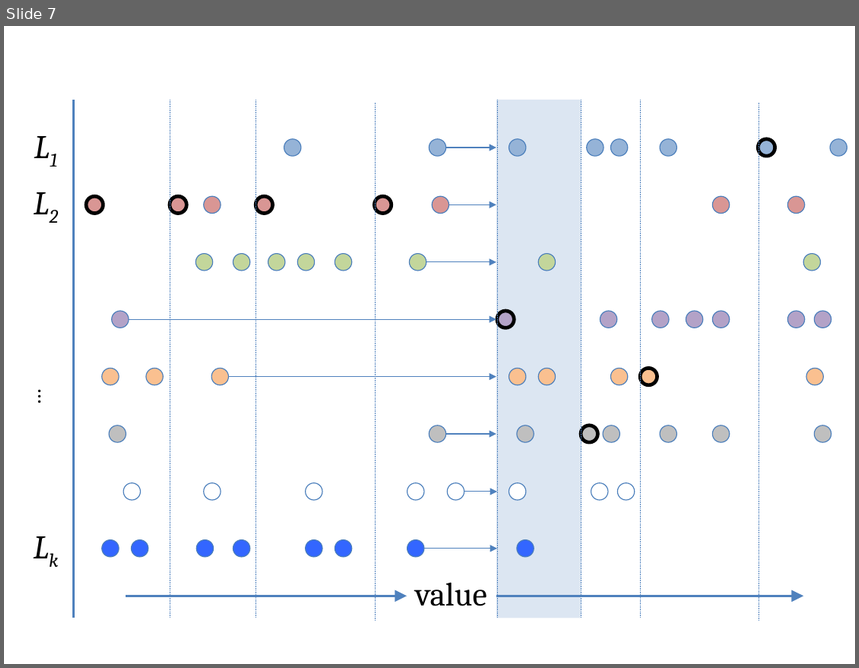
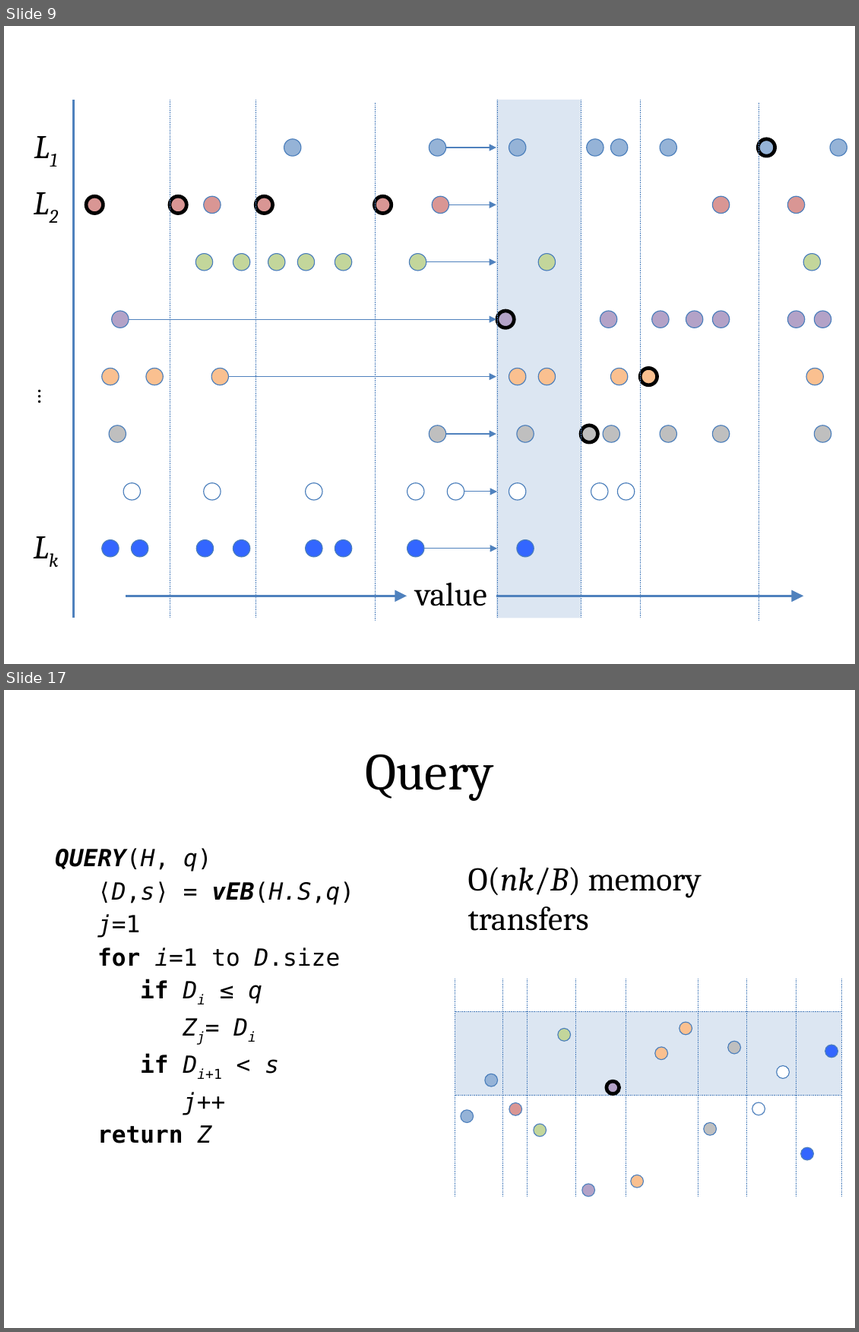
Before and after one commit to vineetgopal/fractals_paper, a slide deck: final_presentation.pptx. Shown one above the other, each under a label of ours: slide 7 before the commit, slides 9 and 17 after it; the slides between them are not shown. The pictures are 859x668 and 859x1332 pixels, drawn with LibreOffice and Linux fonts; fonts in the diff are those of the drawing. Boxes give left, top, right and bottom in pixels: in the first picture for what was removed or moved away, otherwise in the second. Text is boxed around its words. In the diff, an @@ line names an element or a change of style, - is before the commit and + after.

```diff
--- a/final_presentation.pptx
+++ b/final_presentation.pptx
@@ slide 17 added at bbox=[4, 690, 855, 1328], background #FFFFFF @@
@@ title added at bbox=[366, 754, 494, 801], 44 pt, text #000000 @@
+Query
@@ text added at bbox=[55, 848, 354, 1144], 20 pt, text #000000 @@
+QUERY(H, q)
+⟨D,s⟩ = vEB(H.S,q)
+j=1
+for i=1 to D.size
+if Di ≤ q
+  Zj= Di
+if Di+1 < s
+j++
+return Z
@@ text added at bbox=[468, 867, 702, 931], 28 pt, text #000000 @@
+O(nk/B) memory transfers
@@ group added at bbox=[455, 979, 842, 1196]: 9 lines @@
@@ rectangle added at bbox=[455, 1011, 842, 1096], fill #DCE6F2 @@
@@ line added from (842, 1011) to (455, 1011), #4F81BD 0.5 pt dashed @@
@@ ellipse added at bbox=[558, 1029, 571, 1042], fill #C3D69B, outline #4B7EBC 0.75 pt @@
@@ ellipse added at bbox=[680, 1022, 693, 1035], fill #FAC090, outline #4B7EBC 0.75 pt @@
@@ ellipse added at bbox=[655, 1047, 668, 1060], fill #FAC090, outline #4B7EBC 0.75 pt @@
@@ ellipse added at bbox=[728, 1042, 741, 1054], fill #BFBFBF, outline #4B7EBC 0.75 pt @@
@@ ellipse added at bbox=[826, 1045, 838, 1058], fill #3366FF, outline #4B7EBC 0.75 pt @@
@@ ellipse added at bbox=[485, 1074, 498, 1087], fill #95B3D7, outline #4B7EBC 0.75 pt @@
@@ ellipse added at bbox=[777, 1066, 790, 1079], fill #FFFFFF, outline #4B7EBC 0.75 pt @@
@@ line added from (842, 1095) to (455, 1095), #4F81BD 0.5 pt dashed @@
@@ ellipse added at bbox=[607, 1081, 620, 1094], fill #B3A2C7, outline #000000 3 pt @@
@@ ellipse added at bbox=[461, 1110, 474, 1123], fill #95B3D7, outline #4F81BD 0.75 pt @@
@@ ellipse added at bbox=[509, 1103, 522, 1116], fill #D99694, outline #4F81BD 0.75 pt @@
@@ ellipse added at bbox=[704, 1122, 716, 1135], fill #BFBFBF, outline #4F81BD 0.75 pt @@
@@ ellipse added at bbox=[752, 1103, 765, 1116], fill #FFFFFF, outline #4F81BD 0.75 pt @@
@@ ellipse added at bbox=[534, 1124, 546, 1137], fill #C3D69B, outline #4F81BD 0.75 pt @@
@@ ellipse added at bbox=[800, 1148, 813, 1160], fill #3366FF, outline #4F81BD 0.75 pt @@
@@ ellipse added at bbox=[582, 1184, 595, 1196], fill #B3A2C7, outline #4F81BD 0.75 pt @@
@@ ellipse added at bbox=[630, 1175, 643, 1188], fill #FAC090, outline #4F81BD 0.75 pt @@
@@ what was slide 7 is now slide 9 @@
```
Also in this commit, not shown: 10 slides changed, 7 other slides added, 1 other file.
